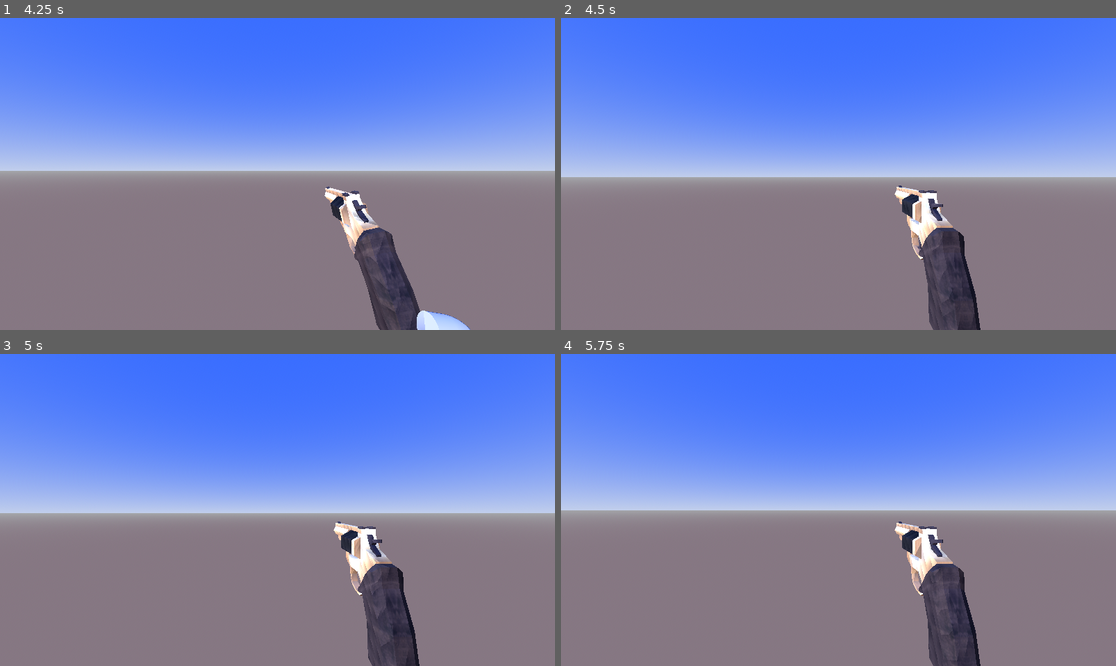
Above: before the commit, frames 1-4 (two rows, left to right).
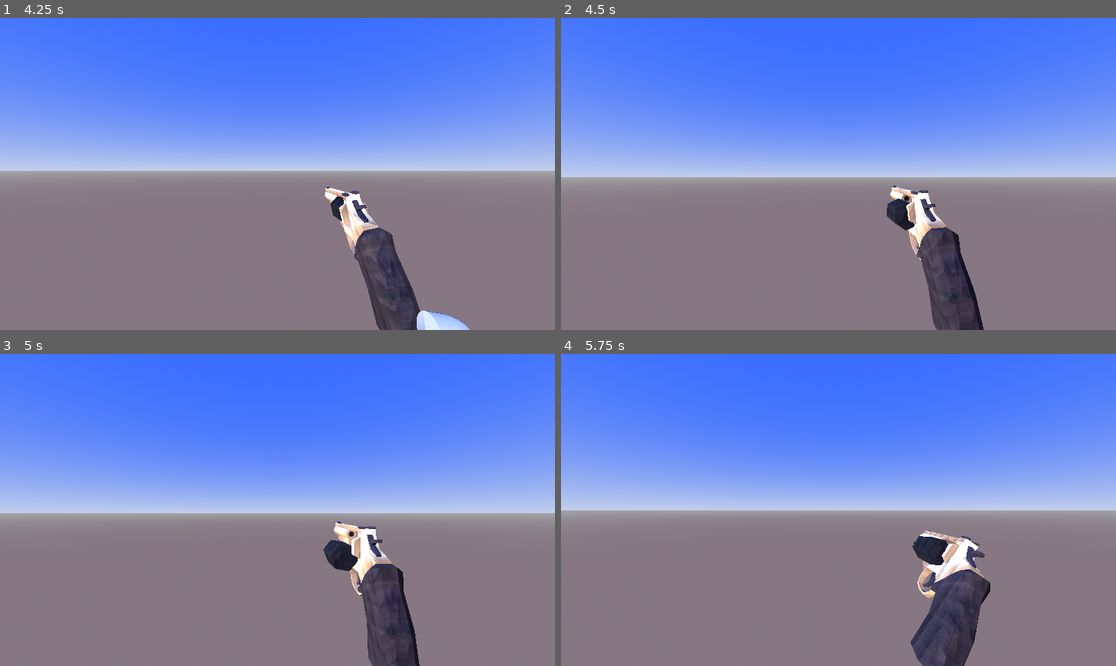
Above: after the commit, the same moments.

Repository: teachermanjeff/3dshooter2025
Game: Godot game, scene res://Range.tscn
Two runs of this game, one before a commit and one after it. Both use one fixed random seed, a clock stepped at 60 frames per second and the inputs below.
Inputs (mouse positions are in pixels of both pictures, inside the frame that each line leads up to):
- Up to frame 1 (4.25 s): tap Enter at 0.5 s; move the mouse to (305, 174) at 0.52 s; hold W (move_forward) from 0.53 s (still down); click (305, 174) at 0.6 s; tap Space (jump) at 0.77, 1.52, 3.02, 3.77 s; move the mouse to (249, 174) at 1.27 s; click (249, 174) at 1.35 s; move the mouse to (288, 167) at 2.02 s; click (288, 167) at 2.1 s; move the mouse to (271, 180) at 2.77 s; click (271, 180) at 2.85 s; move the mouse to (316, 177) at 3.52 s; click (316, 177) at 3.6 s; tap R (reload) at 4.15 s
- Up to frame 2 (4.5 s): keep holding W (move_forward); move the mouse to (794, 170) at 4.27 s; click (794, 170) at 4.35 s
- Up to frame 3 (5 s): keep holding W (move_forward); tap Space (jump) at 4.52 s
- Up to frame 4 (5.75 s): keep holding W (move_forward); move the mouse to (844, 510) at 5.02 s; click (844, 510) at 5.1 s

Frame 1 is identical in both runs. In frame 2, 1.5% of the frame differs, in the area x 58-77%, y 53-100%; in frame 3, 0.7%; in frame 4, 3.4%, in the area x 60-78%, y 53-100%.

Commit message:
Fixed Gun

Diff:
--- a/gamefiles/Gun.tscn
+++ b/gamefiles/Gun.tscn
@@ -6,6 +6,8 @@
 [ext_resource type="AudioStream" uid="uid://bfvku6h40psd" path="res://Sounds/gunshot.wav" id="4_1psom"]
 [ext_resource type="AudioStream" uid="uid://cbpdubhdmxbad" path="res://Sounds/revolverhammer.wav" id="5_i8pi3"]
 [ext_resource type="AudioStream" uid="uid://cga5737h3w8u0" path="res://Sounds/revolver click.wav" id="6_5rcv4"]
+
+[sub_resource type="ShaderMaterial" id="ShaderMaterial_5rcv4"]
 
 [node name="gun" instance=ExtResource("1_jpqjm")]
 transform = Transform3D(0.05, 0, 0, 0, 0.05, 0, 0, 0, 0.05, 0, 0, 0)
@@ -38,3 +40,11 @@
 
 [node name="DryFireClick" type="AudioStreamPlayer3D" parent="." index="6"]
 stream = ExtResource("6_5rcv4")
+
+[node name="MuzzleFlash" type="GPUParticles3D" parent="." index="7"]
+transform = Transform3D(1, 0, 0, 0, 1, 0, 0, 0, 1, 0, 141.657, 411.133)
+emitting = false
+amount = 3
+lifetime = 0.1
+one_shot = true
+process_material = SubResource("ShaderMaterial_5rcv4")
--- a/gamefiles/gun.gd
+++ b/gamefiles/gun.gd
@@ -5,6 +5,7 @@
 @export var fire_rate: float = 0.27  # Time between shots (adjust as needed)
 @export var shoot_delay: float = 0.35  # Delay before firing bullet
 @export var reload_time: float = 8.0
+#@onready var muzzle_flash = $gun/MuzzleFlash
 
 var can_shoot = true  # Prevents spamming
 var is_reloading: bool = false
@@ -27,24 +28,26 @@
 	is_reloading = false
 
 func shoot():
-	await get_tree().create_timer(0.2)
-	$DryFireClick.play()
-	if can_shoot == true:
-		can_shoot = false  # Prevents immediate re-firing
-		$AnimationPlayer.play("Shooting animation")
-		$AnimationPlayer.speed_scale = 4.0
-		await get_tree().create_timer(shoot_delay).timeout
-		#if bullet_scene:
-		var bullet = bullet_scene.instantiate()
-		get_parent().add_child(bullet)
-		bullet.global_transform = $BulletSpawn.global_transform  # Correct direction
-		await get_tree().create_timer(fire_rate).timeout
-		$Gunshot.play()
-		current_ammo -= 1
-		can_shoot = true
+	if !$AnimationPlayer.is_playing():
+		await get_tree().create_timer(0.2)
+		$DryFireClick.play()
+		if can_shoot == true:
+			can_shoot = false  # Prevents immediate re-firing
+			$AnimationPlayer.play("Shooting animation")
+			$AnimationPlayer.speed_scale = 4.0
+			await get_tree().create_timer(shoot_delay).timeout
+			#if bullet_scene:
+			var bullet = bullet_scene.instantiate()
+			get_parent().add_child(bullet)
+			bullet.global_transform = $BulletSpawn.global_transform  # Correct direction
+			await get_tree().create_timer(fire_rate).timeout
+			$Gunshot.play()
+		#	muzzle_flash.restart()
+			current_ammo -= 1
+			can_shoot = true
 
-	#if can_shoot == false:  THIS MAKES IT CLICK TWICE BECAUSE OF THE PREVENTING IMMEDIATE REFIREING
-	#	$DryFireClick.play()
+		#if can_shoot == false:  THIS MAKES IT CLICK TWICE BECAUSE OF THE PREVENTING IMMEDIATE REFIREING
+		#	$DryFireClick.play()
 
 func _process(delta):
 	if Input.is_action_just_pressed("reload") and not is_reloading:
Not shown: 1 places in gamefiles/Gun.tscn that only renumber resources
